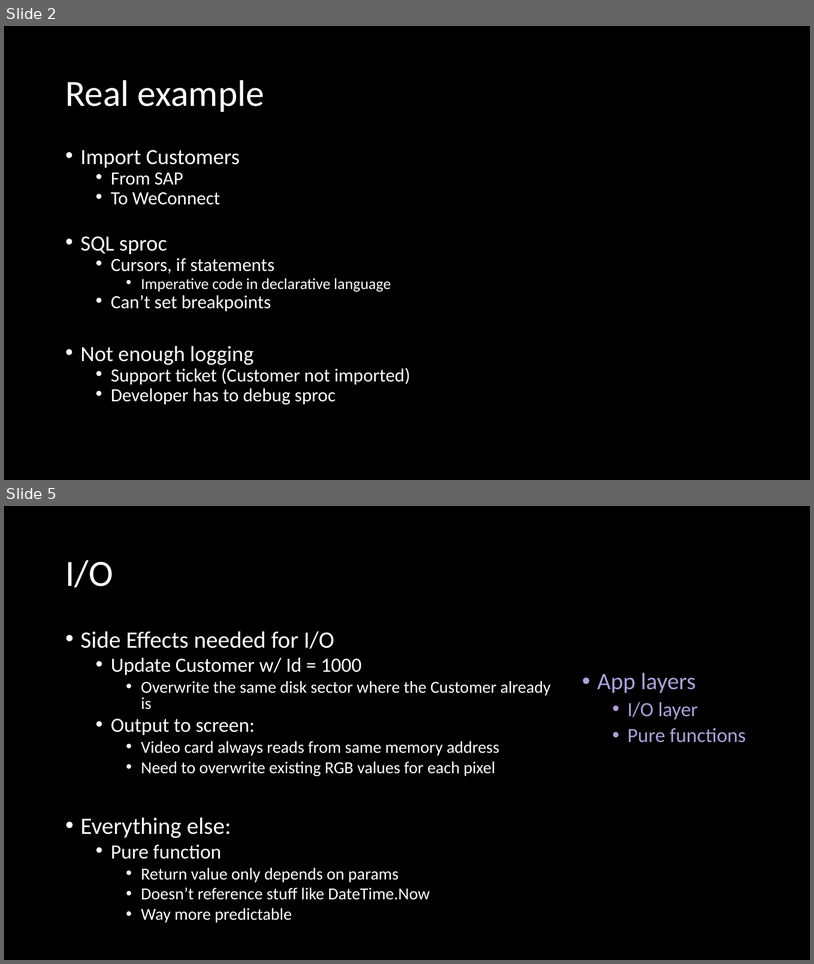
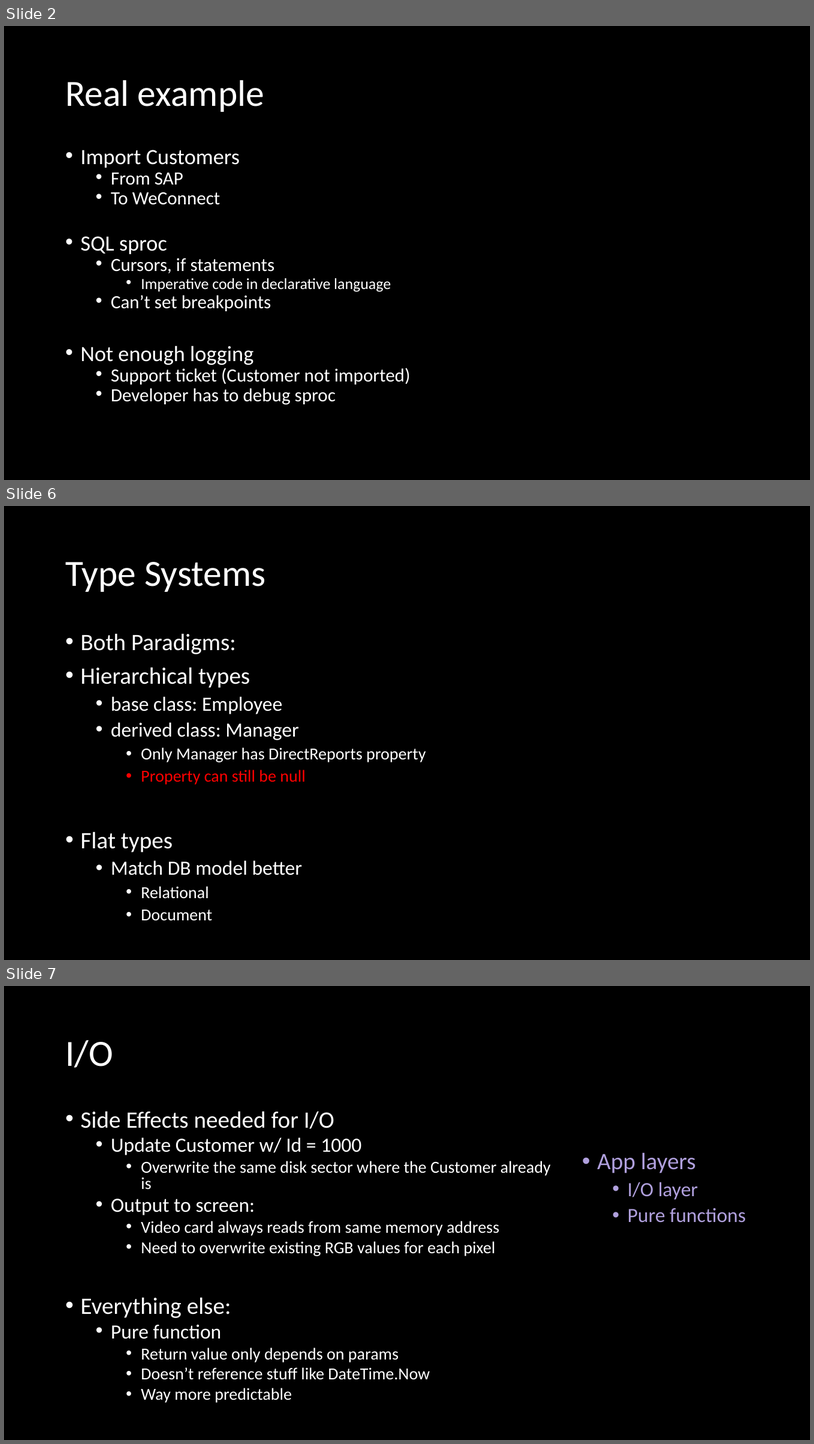
Before and after one commit to jaydpather/FSharpETLDemo, a slide deck: presentations/FSharpETLDemo.pptx. Shown one above the other, each under a label of ours: slides 2 and 5 before the commit, slides 2, 6 and 7 after it; the slides between them are not shown. The pictures are 814x964 and 814x1444 pixels, drawn with LibreOffice and Linux fonts; fonts in the diff are those of the drawing. Boxes give left, top, right and bottom in pixels: in the first picture for what was removed or moved away, otherwise in the second. Text is boxed around its words. In the diff, an @@ line names an element or a change of style, - is before the commit and + after.

```diff
--- a/presentations/FSharpETLDemo.pptx
+++ b/presentations/FSharpETLDemo.pptx
@@ slide 6 added at (x1=4, y1=506, x2=810, y2=960), background #000000 @@
@@ title added at (x1=65, y1=562, x2=266, y2=592), 44 pt, text #FFFFFF @@
+Type Systems
@@ text added at (x1=81, y1=633, x2=426, y2=921), 20 pt, text #FFFFFF @@
+• Both Paradigms:
+• Hierarchical types
+  • base class: Employee
+  • derived class: Manager
+    • Only Manager has DirectReports property
+    • Property can still be null
+• Flat types
+  • Match DB model better
+    • Relational
+    • Document
@@ what was slide 5 is now slide 7 @@
```
Also in this commit, not shown: 2 slides changed, 3 other slides added, 3 other files.
